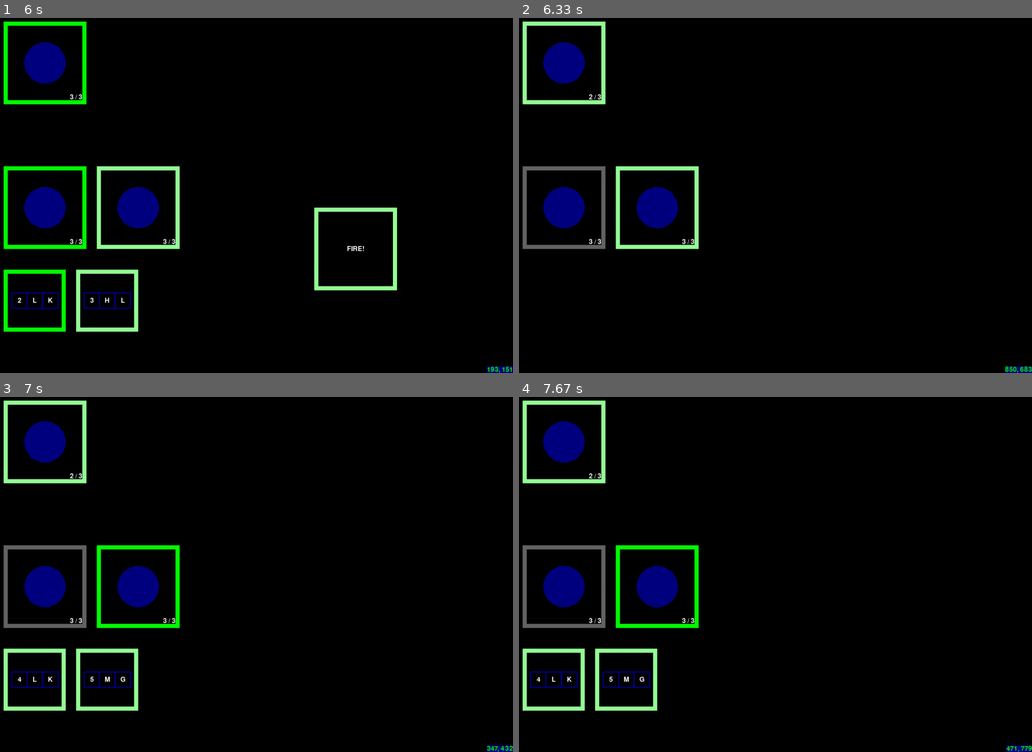
Above: before the commit, frames 1-4 (two rows, left to right).
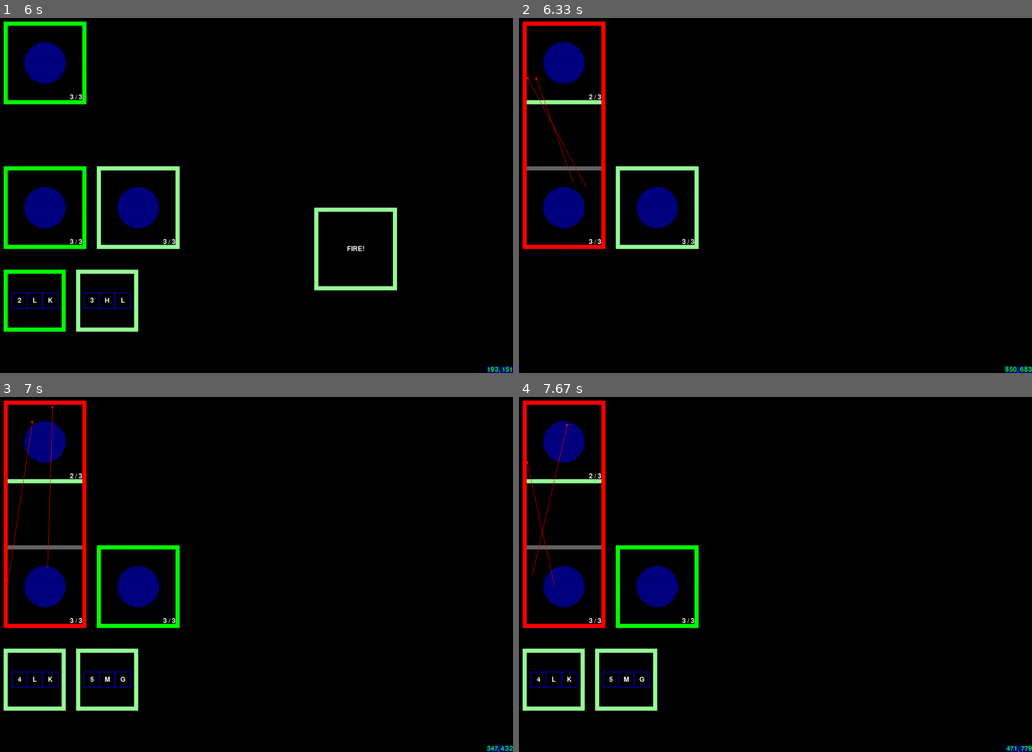
Above: after the commit, the same moments.

Repository: ErikRoelofs/pygame-tryout
Game: pygame game, started from game.py
The game is run twice, just before and just after one commit, with the same random seed, the same clock (stepped at 60 frames per second) and the same inputs.
Inputs (mouse positions are in pixels of both pictures, inside the frame that each line leads up to):
- Up to frame 1 (6 s): press the mouse at (251, 209) at 0.37 s; move the mouse to (184, 199) at 0.47 s; release the mouse at (123, 191) at 0.6 s; press the mouse at (35, 302) at 0.7 s; move the mouse to (46, 298) at 0.8 s; release the mouse at (61, 294) at 0.93 s; press the mouse at (46, 206) at 1.03 s; move the mouse to (189, 170) at 1.13 s; release the mouse at (333, 135) at 1.27 s; press the mouse at (35, 302) at 1.37 s; move the mouse to (133, 312) at 1.47 s; release the mouse at (235, 323) at 1.6 s; press the mouse at (35, 302) at 1.7 s; move the mouse to (41, 238) at 1.8 s; release the mouse at (51, 177) at 1.93 s; press the mouse at (35, 302) at 2.03 s; move the mouse to (215, 309) at 2.13 s; release the mouse at (395, 319) at 2.27 s; press the mouse at (35, 302) at 2.37 s; move the mouse to (107, 213) at 2.47 s; release the mouse at (179, 128) at 2.6 s; press the mouse at (138, 206) at 2.7 s; move the mouse to (220, 170) at 2.8 s; release the mouse at (297, 135) at 2.93 s; press the mouse at (35, 302) at 3.03 s; move the mouse to (61, 245) at 3.13 s; release the mouse at (92, 191) at 3.27 s; press the mouse at (138, 206) at 3.37 s; move the mouse to (225, 213) at 3.47 s; release the mouse at (307, 220) at 3.6 s; press the mouse at (107, 302) at 3.7 s; move the mouse to (148, 298) at 3.8 s; release the mouse at (189, 298) at 3.93 s; press the mouse at (35, 302) at 4.03 s; move the mouse to (169, 241) at 4.13 s; release the mouse at (302, 181) at 4.27 s; press the mouse at (46, 206) at 4.37 s; move the mouse to (61, 191) at 4.47 s; release the mouse at (82, 177) at 4.6 s; press the mouse at (35, 302) at 4.7 s; move the mouse to (61, 209) at 4.8 s; release the mouse at (92, 117) at 4.93 s; press the mouse at (35, 302) at 5.03 s; move the mouse to (46, 309) at 5.13 s; release the mouse at (56, 316) at 5.27 s; press the mouse at (107, 302) at 5.37 s; move the mouse to (174, 206) at 5.47 s; release the mouse at (246, 113) at 5.6 s; press the mouse at (46, 206) at 5.7 s; move the mouse to (51, 135) at 5.8 s; release the mouse at (61, 64) at 5.93 s
- Up to frame 2 (6.33 s): press the mouse at (872, 248) at 6.03 s; move the mouse to (862, 266) at 6.13 s; release the mouse at (852, 284) at 6.27 s
- Up to frame 3 (7 s): press the mouse at (353, 627) at 6.37 s; move the mouse to (282, 553) at 6.47 s; release the mouse at (210, 478) at 6.6 s; press the mouse at (46, 443) at 6.7 s; move the mouse to (87, 499) at 6.8 s; release the mouse at (128, 556) at 6.93 s
- Up to frame 4 (7.67 s): press the mouse at (626, 681) at 7.03 s; move the mouse to (765, 649) at 7.13 s; release the mouse at (908, 624) at 7.27 s; press the mouse at (565, 585) at 7.37 s; move the mouse to (631, 645) at 7.47 s; release the mouse at (698, 702) at 7.6 s

Frame 1 is identical in both runs. In frame 2, 1.7% of the frame differs, in the area x 0-17%, y 0-66%; in frame 3, 1.7%; in frame 4, 1.7%.

Commit message:
Playing around with animation

Diff:
--- /dev/null
+++ b/animations.py
@@ -0,0 +1,67 @@
+import pygame, random;
+
+class TestAnimation:
+    def __init__(self, origin, target, size, amount ):
+        assert isinstance(origin, pygame.Rect), "origin should be a Rect"
+        assert isinstance(target, pygame.Rect), "target should be a Rect"
+        self.origin = origin
+        self.target = target
+        self.size = size
+        self.amount = amount
+        self.timer = 0
+        self.lastDrawn = 0
+
+        width, height = self._getSurfaceSize()
+        image = pygame.Surface((width, height))
+        image = image.convert_alpha()
+
+        self.__surface = image
+
+    def _getSurfaceSize(self):
+        position = self.getPosition()
+        right = max(self.origin.right, self.target.right)
+        bottom = max(self.origin.bottom, self.target.bottom)
+        return (right - position[0], bottom - position[1])
+
+    # the redraw method updates the surface with the new state of the animation
+    def redraw(self):
+        width, height = self._getSurfaceSize()
+        self.__surface.fill((0, 0, 0, 0))
+
+        for i in range(self.amount):
+            self.drawBeam()
+
+        outline_color = (255,0,0,255)
+        pygame.draw.rect(self.__surface, outline_color, (0, 0, width, height), 10)
+        return self.__surface
+
+    # the surface method returns an image that should be drawn to the screen, positioned using the getPosition function
+    def surface(self):
+        return self.__surface
+
+    # this returns the top-left coordinate of origin/target, which should give us the position on the screen where the image should go.
+    def getPosition(self):
+        return (min(self.origin.left, self.target.left), min(self.origin.top, self.target.top))
+
+    def advance(self, dt):
+        self.timer += dt
+        if self.timer > self.lastDrawn:
+            self.redraw()
+            self.lastDrawn += 250
+
+    def randomSurfacePointInTarget(self):
+        position = self.getPosition()
+        return (
+            random.randint(self.target.left, self.target.right) - position[0],
+            random.randint(self.target.top, self.target.bottom) - position[1])
+
+    def randomSurfacePointInOrigin(self):
+        position = self.getPosition()
+        return (
+            random.randint(self.origin.left, self.origin.right) - position[0],
+            random.randint(self.origin.top, self.origin.bottom) - position[1])
+
+    def drawBeam(self):
+        impact = self.randomSurfacePointInTarget()
+        pygame.draw.line(self.__surface, (255,0,0,255), self.randomSurfacePointInOrigin(), impact, self.size)
+        pygame.draw.circle(self.__surface, (255, 0, 0, 255), impact, self.size*3)
--- a/game.py
+++ b/game.py
@@ -1,4 +1,4 @@
-import pygame, sys, random
+import pygame, sys, random, animations
 from pygame.locals import *
 
 # colors
@@ -43,6 +43,7 @@
 def main():
 
 	global DISPLAYSURF, fontObj, MOUNT_LIGHT, MOUNT_MEDIUM, MOUNT_HEAVY, WEAPON_LASER, WEAPON_KINETIC, WEAPON_GUIDED
+	clock = pygame.time.Clock()
 
 	pygame.init()
 	DISPLAYSURF = pygame.display.set_mode((SCREEN_WIDTH,SCREEN_HEIGHT))
@@ -57,6 +58,7 @@
 	friendlyHovered = None
 	opponentHovered = None
 	actionHovered = None
+	animation = None
 
 	# make font
 	fontObj = pygame.font.Font('freesansbold.ttf', 16)
@@ -72,7 +74,6 @@
 
 	playerShips = [Ship(3, [Weapon(2, MOUNT_LIGHT, WEAPON_KINETIC), Weapon(3,MOUNT_HEAVY, WEAPON_LASER)]), Ship(3, [Weapon(4,MOUNT_LIGHT, WEAPON_KINETIC), Weapon(5,MOUNT_MEDIUM, WEAPON_GUIDED)])]
 	opponentShips = [Ship(3, [Weapon(4, MOUNT_LIGHT, WEAPON_KINETIC), Weapon(2,MOUNT_LIGHT, WEAPON_KINETIC)])]
-
 
 	# main loop
 	while True:
@@ -118,14 +119,21 @@
 			DISPLAYSURF.blit(image, (CONFIRM_LEFT_MARGIN, CONFIRM_TOP_MARGIN))
 			if mouseClicked and confirmHovered and selectedShip.available() and selectedAction.available():
 				selectedShip.performAttack(selectedAction, selectedOpponent)
+				animation = animations.TestAnimation(getShipRectByShip(selectedShip, playerShips,True), getShipRectByShip(selectedOpponent, opponentShips, False), selectedAction.mount.damage(), selectedAction.rolls)
+				animation.redraw()
 				selectedShip = None
 				selectedAction = None
 				selectedOpponent = None
 
+		if animation:
+			DISPLAYSURF.blit(animation.surface(), animation.getPosition())
+			animation.advance(clock.get_time())
+
 		if turnShouldEnd(playerShips, opponentShips):
 			nextTurn(playerShips, opponentShips)
 
 		pygame.display.update()
+		clock.tick(60)
 
 def trackCoords(fontObj, mousex, mousey):
 		textSurfaceObj = fontObj.render(str(mousex) + ', ' + str(mousey), True, GREEN, BLUE)
@@ -246,6 +254,11 @@
 
 def confirmButtonIsHovered(mousex, mousey):
 	return pygame.Rect(CONFIRM_LEFT_MARGIN, CONFIRM_TOP_MARGIN, CONFIRM_WIDTH, CONFIRM_HEIGHT).collidepoint(mousex, mousey)
+
+def getShipRectByShip(ship, list, player):
+	for index, someShip in enumerate(list):
+		if ship == someShip:
+			return getShipRectByIndex(index, player)
 
 def getShipRectByIndex(index, player):
 	return pygame.Rect(LEFT_MARGIN + (SHIP_WIDTH + SHIP_GAP) * index, BOTTOM_ROW if player else TOP_ROW, SHIP_WIDTH, SHIP_HEIGHT)
